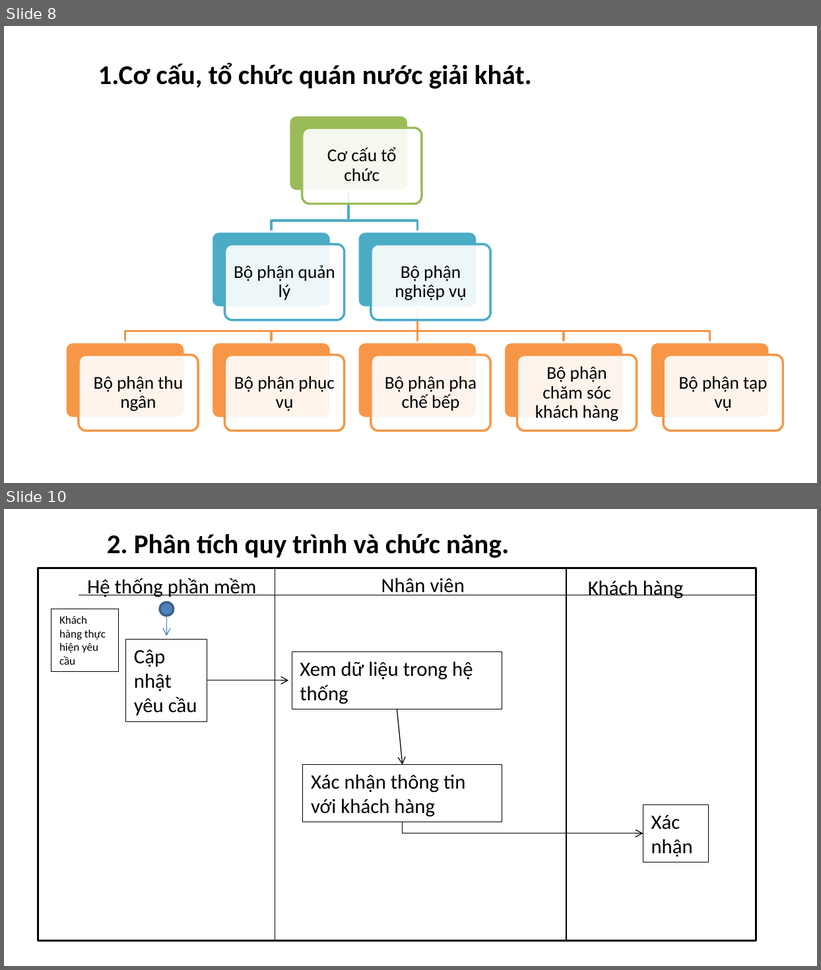
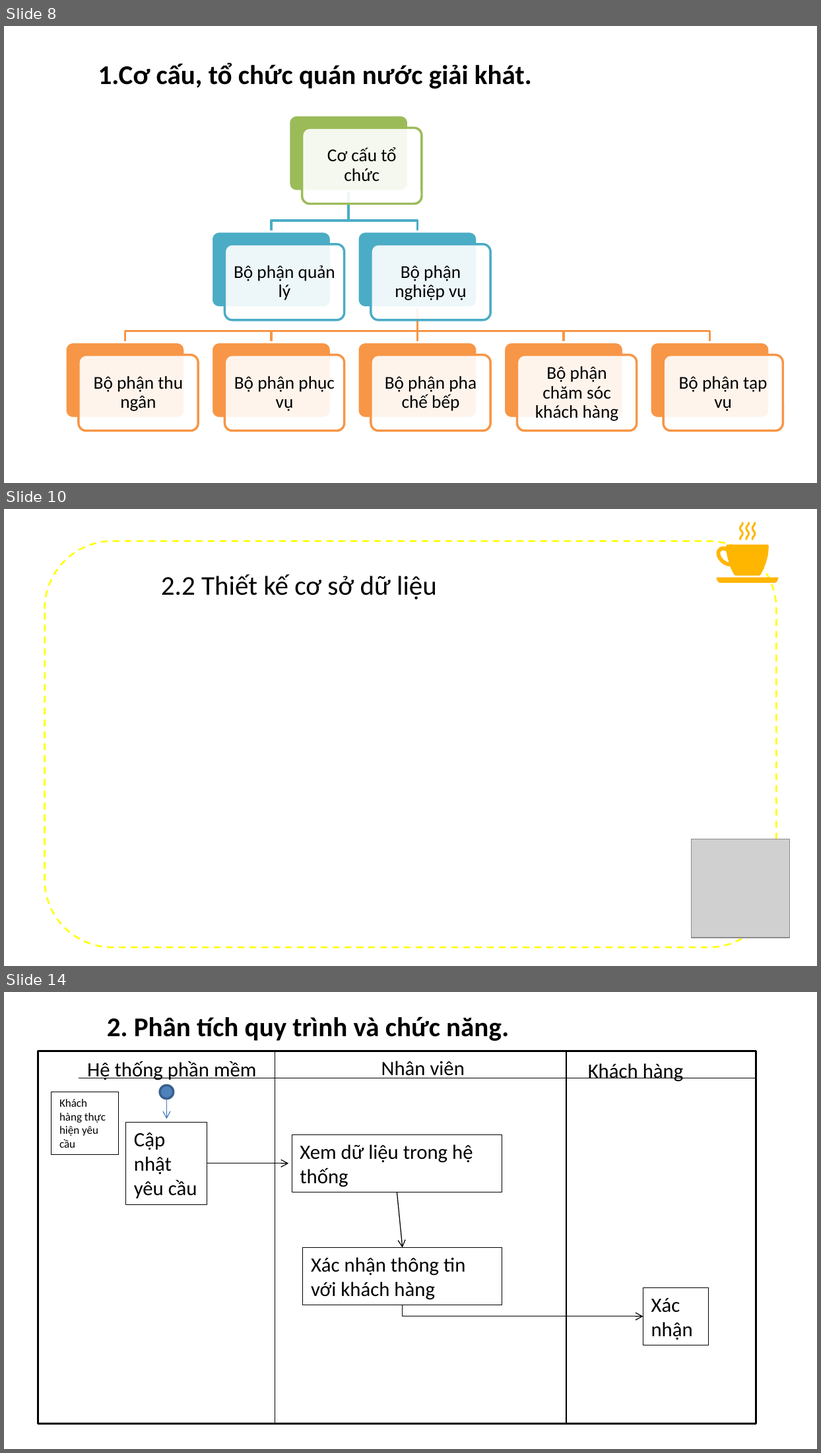
Before and after one commit to datduong97/Congnghephanmem, a slide deck: bccnpm2.pptx. Shown one above the other, each under a label of ours: slides 8 and 10 before the commit, slides 8, 10 and 14 after it; the slides between them are not shown. The pictures are 821x970 and 821x1453 pixels, drawn with LibreOffice and Linux fonts; fonts in the diff are those of the drawing; grey boxes stand for pictures; background and template pictures are left out. Boxes give left, top, right and bottom in pixels: in the first picture for what was removed or moved away, otherwise in the second. Text is boxed around its words. In the diff, an @@ line names an element or a change of style, - is before the commit and + after.

```diff
--- a/bccnpm2.pptx
+++ b/bccnpm2.pptx
@@ slide 10 added at bbox=[4, 509, 817, 966], background picture (left out) @@
@@ group added at bbox=[716, 522, 778, 583]: 5 freeform shapes @@
@@ rounded rectangle added at bbox=[45, 541, 776, 948], outline #FFFF00 1.5 pt dashed @@
@@ text added at bbox=[161, 574, 437, 599], 24 pt, text #000000 @@
+2.2 Thiết kế cơ sở dữ liệu
@@ picture added at bbox=[691, 839, 789, 937] @@
@@ what was slide 10 is now slide 14 @@
```
Also in this commit, not shown: 2 slides changed, 3 other slides added, 1 other file.
